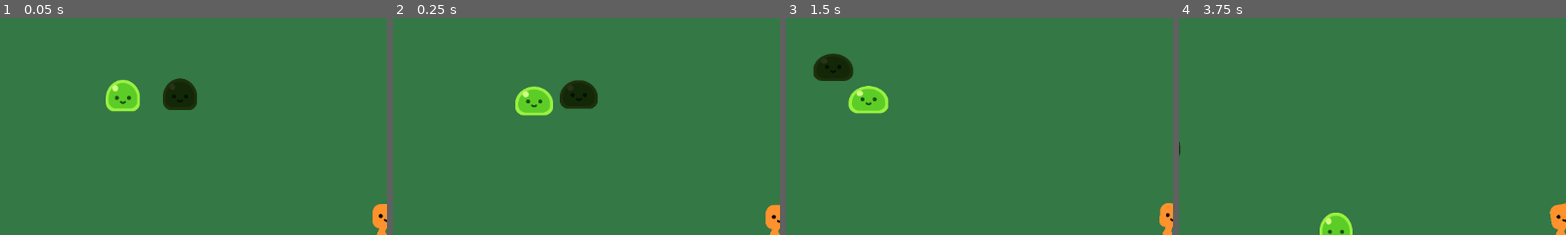
Above: before the commit, frames 1-4 (left to right).
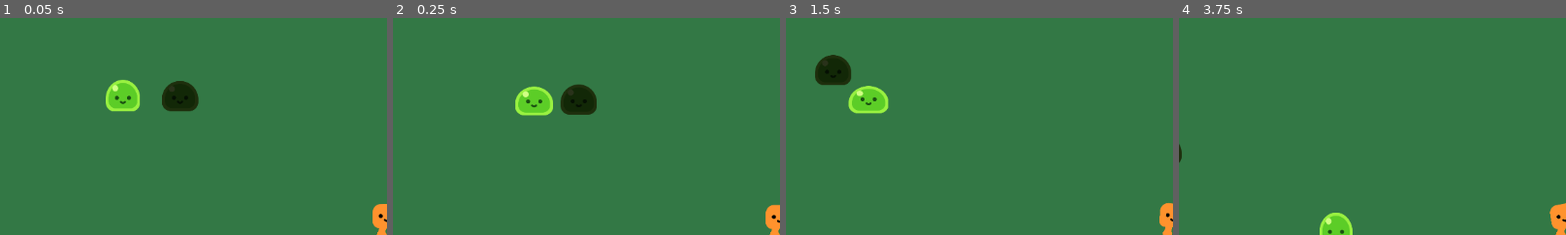
Above: after the commit, the same moments.

Repository: Nalmeder/idleshmup
Game: Godot game, scene res://idleschmup_game.tscn
The game is run twice, just before and just after one commit, with the same random seed, the same clock (stepped at 60 frames per second) and the same inputs.
Inputs:
- Up to frame 1 (0.05 s): no input
- Up to frame 2 (0.25 s): no input
- Up to frame 3 (1.5 s): hold Right (right) 0.53-1.28 s; hold Down (down) from 1.28 s (still down)
- Up to frame 4 (3.75 s): release Down (down) at 2.03 s; hold Right (right) 2.03-2.78 s; hold Up (up) 2.78-3.53 s; hold Left (left) from 3.53 s (still down)
The pictures show only the part of the screen within x 0-50%, y 0-50%; the shares and areas given below are measured in that part.

The runs differ from the first frame. In frame 1, 0.2% of the frame differs, in the area x 41-52%, y 27-43%; in frame 2, 0.5%, in the area x 43-53%, y 28-45%; in frame 3, 0.3%; in frame 4, less than 0.1%.

Commit message:
added hurt logic to player

Diff:
--- a/Player.gd
+++ b/Player.gd
@@ -1,14 +1,25 @@
 extends CharacterBody2D
 
 const SPEED = 700.0
-
+var is_damage_state = false
 var move_direction
+var i_frame_length = 32
 
 # @onready var sprite = get_node("HappyBoo/AnimationPlayer")
 
 func _physics_process(delta):
 	_update_move_direction()
 	_apply_movement()
+	if %"I-Frames".time_left <= 0.05:
+		adjust_opacity(1.0)
+		%"I-Frames".stop()
+
+	if %Hurtbox.get_overlapping_bodies():
+			%"I-Frames".start()
+			print('contact')
+
+	if !(%"I-Frames".is_stopped()):  # TODO: State Machine in the future
+		flicker(i_frame_length)
 
 func _update_move_direction():
 	move_direction = Input.get_axis("ui_left", "ui_right")
@@ -23,3 +34,14 @@
 		$HappyBoo.play_walk_animation()
 	else:
 		$HappyBoo.play_idle_animation()
+
+
+func flicker(delay: int):
+	if Engine.get_frames_drawn() % delay < int((delay/2)):
+		adjust_opacity(0.5)
+	else:
+		adjust_opacity(1.0)
+
+
+func adjust_opacity(num):
+	modulate = Color(num, num ,num)
--- a/Player.tscn
+++ b/Player.tscn
@@ -1,27 +1,45 @@
-[gd_scene load_steps=6 format=3 uid="uid://cb8xkqgyjp80b"]
+[gd_scene load_steps=7 format=3 uid="uid://cb8xkqgyjp80b"]
 
 [ext_resource type="Script" path="res://Player.gd" id="1_0cqbq"]
 [ext_resource type="PackedScene" uid="uid://pbmyh1qru7p" path="res://characters/happy_boo/happy_boo.tscn" id="2_bikoa"]
-[ext_resource type="PackedScene" uid="uid://dddqyntjff3cp" path="res://components/damage_component.tscn" id="3_wmxx7"]
+[ext_resource type="Script" path="res://take_damage.gd" id="3_l4yr1"]
 [ext_resource type="PackedScene" uid="uid://cuhrf53bsvtu3" path="res://components/health_component.tscn" id="4_jlhpp"]
 
 [sub_resource type="CapsuleShape2D" id="CapsuleShape2D_pv5bv"]
 radius = 31.0
 height = 94.0
 
+[sub_resource type="CapsuleShape2D" id="CapsuleShape2D_j2awt"]
+
 [node name="Player" type="CharacterBody2D"]
+collision_mask = 2
 script = ExtResource("1_0cqbq")
 
 [node name="HappyBoo" parent="." instance=ExtResource("2_bikoa")]
 
 [node name="Hitbox" type="CollisionShape2D" parent="."]
+unique_name_in_owner = true
 position = Vector2(-1, -45)
 shape = SubResource("CapsuleShape2D_pv5bv")
 
 [node name="Camera2D" type="Camera2D" parent="."]
 zoom = Vector2(0.5, 0.5)
 
-[node name="damage_component" parent="." instance=ExtResource("3_wmxx7")]
+[node name="damage_component" type="Node2D" parent="."]
+script = ExtResource("3_l4yr1")
 
 [node name="health_component" parent="." instance=ExtResource("4_jlhpp")]
 max_health = 100
+
+[node name="Hurtbox" type="Area2D" parent="."]
+unique_name_in_owner = true
+collision_mask = 2
+
+[node name="CollisionShape2D" type="CollisionShape2D" parent="Hurtbox"]
+position = Vector2(-1, -45)
+scale = Vector2(3.15, 3.15)
+shape = SubResource("CapsuleShape2D_j2awt")
+debug_color = Color(0.972549, 0, 0.45098, 0.419608)
+
+[node name="I-Frames" type="Timer" parent="."]
+unique_name_in_owner = true
--- a/characters/immortal_slime.tscn
+++ b/characters/immortal_slime.tscn
@@ -1,7 +1,8 @@
-[gd_scene load_steps=4 format=3 uid="uid://dm7x5034kn7wb"]
+[gd_scene load_steps=5 format=3 uid="uid://dm7x5034kn7wb"]
 
 [ext_resource type="Script" path="res://mob_slime.gd" id="1_fgayw"]
 [ext_resource type="PackedScene" uid="uid://ogik4s70pgwl" path="res://characters/slime/slime.tscn" id="2_1w50o"]
+[ext_resource type="PackedScene" uid="uid://dddqyntjff3cp" path="res://components/damage_component.tscn" id="3_26kjp"]
 
 [sub_resource type="CapsuleShape2D" id="CapsuleShape2D_d6ntg"]
 radius = 43.0
@@ -13,6 +14,7 @@
 motion_mode = 1
 script = ExtResource("1_fgayw")
 instance_module = Color(0.196078, 0.196078, 0.196078, 1)
+SPEED = 100
 
 [node name="Slime" parent="." instance=ExtResource("2_1w50o")]
 
@@ -28,3 +30,6 @@
 scale = Vector2(0.75, 0.75)
 shape = SubResource("CapsuleShape2D_d6ntg")
 debug_color = Color(0.988235, 0, 0.313726, 0.419608)
+
+[node name="damage_component" parent="." instance=ExtResource("3_26kjp")]
+contact_damage = 20
--- /dev/null
+++ b/components/take_damage_component.tscn
@@ -0,0 +1,6 @@
+[gd_scene load_steps=2 format=3 uid="uid://bjn4nmes0tpxb"]
+
+[ext_resource type="Script" path="res://take_damage.gd" id="1_iyy0s"]
+
+[node name="damage_component" type="Node2D"]
+script = ExtResource("1_iyy0s")
--- a/idleschmup_game.tscn
+++ b/idleschmup_game.tscn
@@ -25,7 +25,7 @@
 collision_mask = 2
 script = ExtResource("2_17nf2")
 
-[node name="CollisionShape2D" type="CollisionShape2D" parent="Player/attack_range"]
+[node name="AttackRange" type="CollisionShape2D" parent="Player/attack_range"]
 scale = Vector2(40, 40)
 shape = SubResource("CircleShape2D_c10p2")
 
@@ -34,11 +34,6 @@
 
 [node name="mob_slime" parent="." instance=ExtResource("2_m4g0g")]
 position = Vector2(345, 245)
-collision_layer = 2
 
 [node name="immortal_slime" parent="." instance=ExtResource("4_feq3o")]
 position = Vector2(524, 245)
-instance_module = Color(0.196078, 0.196078, 0.196078, 1)
-SPEED = 100
-
-[node name="CanvasLayer" type="CanvasLayer" parent="."]
--- a/mob_slime.gd
+++ b/mob_slime.gd
@@ -6,7 +6,8 @@
 
 func _ready():
 	modulate = instance_module
-	get_node("Slime").play_walk()
+	if name != 'immortal_slime':  # checking name of node
+		get_node("Slime").play_walk()
 
 func _physics_process(delta):
 	var direction = global_position.direction_to(player.global_position)
--- a/mob_slime.tscn
+++ b/mob_slime.tscn
@@ -10,6 +10,7 @@
 height = 110.0
 
 [node name="mob_slime" type="CharacterBody2D"]
+collision_layer = 2
 motion_mode = 1
 script = ExtResource("1_ijr44")
 
@@ -21,13 +22,6 @@
 scale = Vector2(0.95, 0.95)
 shape = SubResource("CapsuleShape2D_d6ntg")
 
-[node name="Hurtbox" type="CollisionShape2D" parent="."]
-position = Vector2(0.02, -32.945)
-rotation = 1.5708
-scale = Vector2(0.75, 0.75)
-shape = SubResource("CapsuleShape2D_d6ntg")
-debug_color = Color(0.988235, 0, 0.313726, 0.419608)
+[node name="health_component" parent="." instance=ExtResource("4_7nwmv")]
 
 [node name="damage_component" parent="." instance=ExtResource("3_ps8hm")]
-
-[node name="health_component" parent="." instance=ExtResource("4_7nwmv")]
--- a/project.godot
+++ b/project.godot
@@ -42,6 +42,11 @@
 ]
 }
 
+[layer_names]
+
+2d_physics/layer_1="Player Layer"
+2d_physics/layer_2="Enemy Layer"
+
 [rendering]
 
 renderer/rendering_method="mobile"
--- a/take_damage.gd
+++ b/take_damage.gd
@@ -1,5 +1,6 @@
 extends Node2D
 
+@export var contact_damage = 0
 
 func apply_damage(amount):
 	if get_parent().has_node("health_component"):
